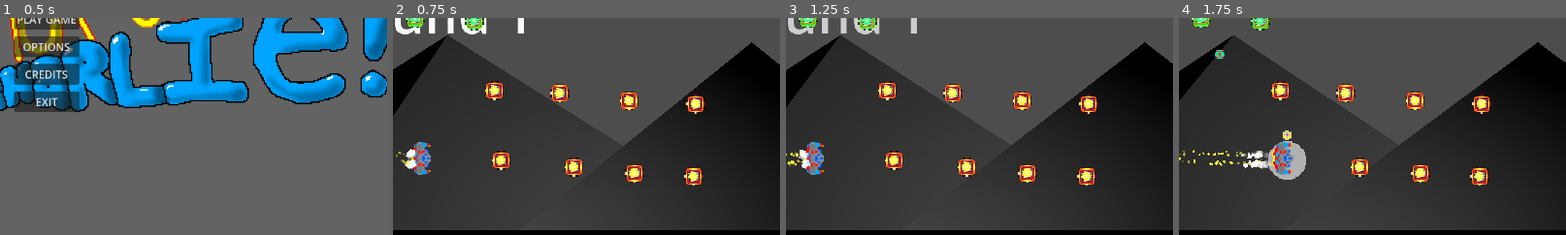
Above: before the commit, frames 1-4 (left to right).
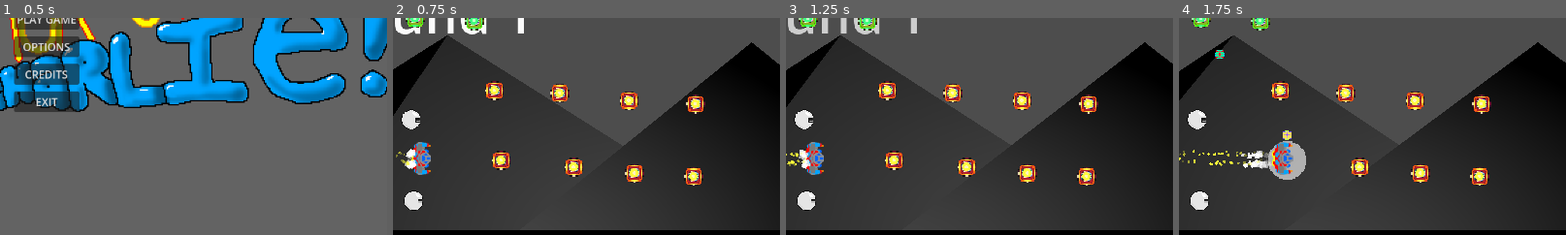
Above: after the commit, the same moments.

Repository: gamkedo-la/AttackStackCharlie
Game: Godot game, scene res://UI/MainMenu/main_menu.tscn
The game is run twice, just before and just after one commit, with the same random seed, the same clock (stepped at 60 frames per second) and the same inputs.
Inputs:
- Up to frame 1 (0.5 s): no input
- Up to frame 2 (0.75 s): click "PLAY GAME" at 0.5 s
- Up to frame 3 (1.25 s): no input
- Up to frame 4 (1.75 s): hold D (move right) from 1.28 s (still down); hold Space (shoot) from 1.28 s (still down)
The pictures show only the part of the screen within x 44-94%, y 50-100%; the shares and areas given below are measured in that part.

Frame 1 is identical in both runs. In frame 2, 0.7% of the frame differs, in the area x 2-8%, y 41-89%; in frame 3, 0.7%; in frame 4, 0.7%.

Commit message:
Create drone sprite

Diff:
--- a/Levels/MainPlay.tscn
+++ b/Levels/MainPlay.tscn
@@ -22,6 +22,7 @@
 [ext_resource type="PackedScene" uid="uid://0xcemwtyox3a" path="res://Models/pyramid.glb" id="19_dciw2"]
 [ext_resource type="PackedScene" uid="uid://cfc6nu2yaw6cd" path="res://Enemies/EvilSlider.tscn" id="19_vgg0c"]
 [ext_resource type="PackedScene" uid="uid://cmeqeaa4jto17" path="res://Feedback VFX/ScreenEffects/ScreenDamage/screen_damage_fx.tscn" id="21_0ohrw"]
+[ext_resource type="PackedScene" uid="uid://ctoiuwlmdykfy" path="res://Player/playerdrone.tscn" id="23_v43me"]
 
 [sub_resource type="AudioStreamRandomizer" id="AudioStreamRandomizer_hpqqt"]
 random_pitch = 1.5
@@ -228,3 +229,9 @@
 
 [node name="ExplosionManager" type="Node2D" parent="."]
 script = SubResource("GDScript_qyxo7")
+
+[node name="Playerdrone" parent="." instance=ExtResource("23_v43me")]
+position = Vector2(533, 476)
+
+[node name="Playerdrone2" parent="." instance=ExtResource("23_v43me")]
+position = Vector2(537, 597)
--- /dev/null
+++ b/Player/playerdrone.tscn
@@ -0,0 +1,8 @@
+[gd_scene load_steps=2 format=3 uid="uid://ctoiuwlmdykfy"]
+
+[ext_resource type="Texture2D" uid="uid://bha2828ihlp4t" path="res://Player/playerdrone.png" id="1_cphip"]
+
+[node name="Playerdrone" type="CharacterBody2D"]
+
+[node name="Sprite2D" type="Sprite2D" parent="."]
+texture = ExtResource("1_cphip")
Not shown: 1 places in Levels/MainPlay.tscn that only renumber resources
Binary file added: Player/playerdrone.png
Not shown, added: Player/playerdrone.png.import
Not shown, added: Player/playerdrone.psd
